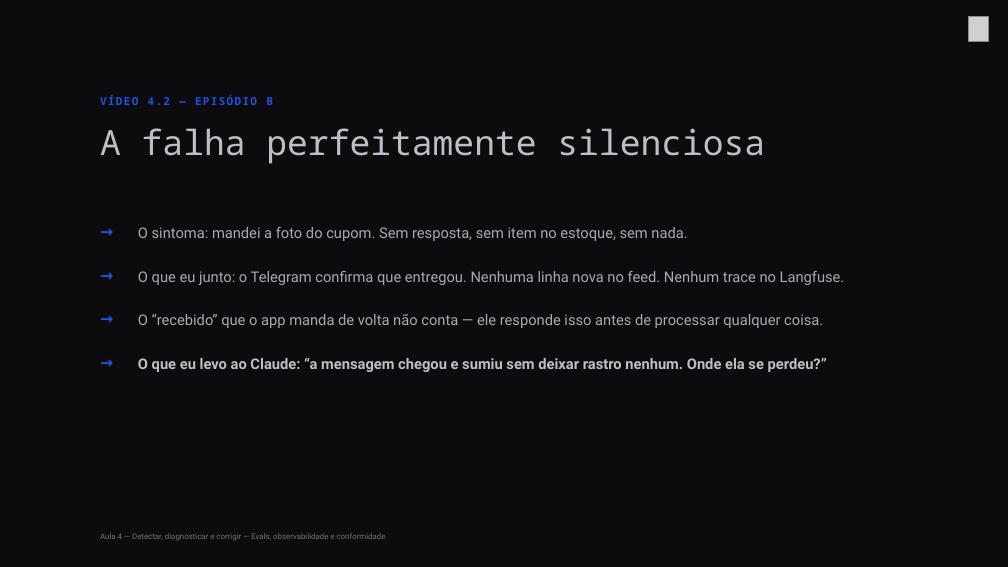
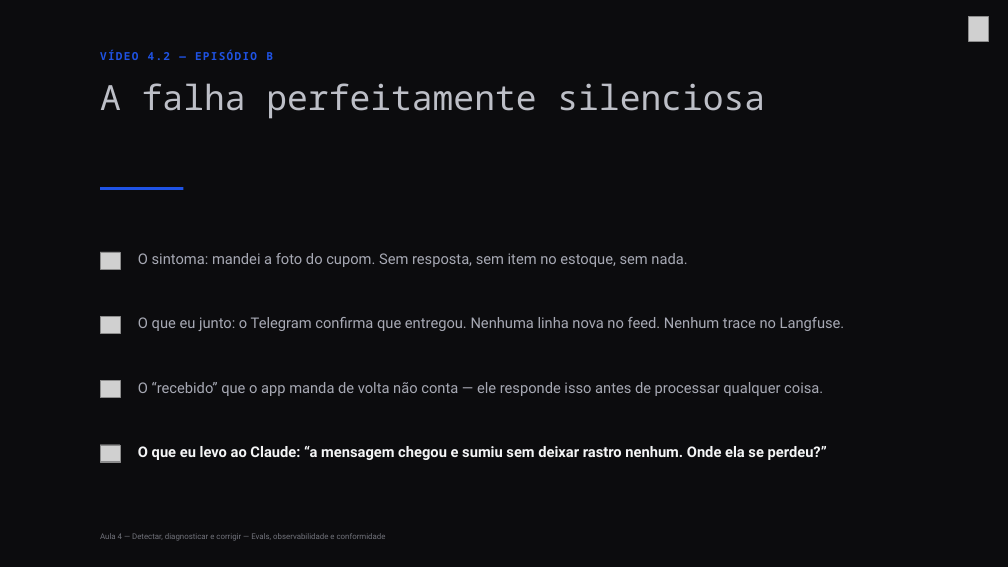
Before and after one commit to Djegao/alura-produto-ficticio, a slide deck: slide 9 of slides/aula4-alura.pptx (slide 8 before the commit). Drawn at 1008x567 pixels with LibreOffice and Linux fonts; fonts in the diff are those of the drawing; grey boxes stand for pictures; background and template pictures are left out. Boxes give left, top, right and bottom in pixels: in the first picture for what was removed or moved away, otherwise in the second. Text is boxed around its words. In the diff, an @@ line names an element or a change of style, - is before the commit and + after.

```diff
--- a/slides/aula4-alura.pptx
+++ b/slides/aula4-alura.pptx
@@ text "VÍDEO 4.2 — EPISÓDIO B" moved from (x1=100, y1=95, x2=273, y2=105) to (x1=100, y1=49, x2=273, y2=60) @@
@@ text "A falha perfeitamente silenciosa" moved from (x1=100, y1=128, x2=765, y2=164) to (x1=100, y1=83, x2=765, y2=119) @@
@@ rectangle added at (x1=100, y1=187, x2=183, y2=190), fill #1F53E5 @@
@@ text removed at (x1=100, y1=222, x2=132, y2=245) @@
-→
@@ text removed at (x1=100, y1=265, x2=132, y2=288) @@
-→
@@ picture added at (x1=100, y1=252, x2=120, y2=269) @@
@@ text "O sintoma: mandei a foto ..." moved from (x1=138, y1=227, x2=687, y2=241) to (x1=138, y1=253, x2=687, y2=267) @@
@@ text removed at (x1=100, y1=309, x2=132, y2=331) @@
-→
@@ picture added at (x1=100, y1=316, x2=120, y2=333) @@
@@ text "O que eu junto: o ..." moved from (x1=138, y1=271, x2=845, y2=285) to (x1=138, y1=317, x2=845, y2=331) @@
@@ text removed at (x1=100, y1=352, x2=132, y2=375) @@
-→
@@ picture added at (x1=100, y1=380, x2=120, y2=397) @@
@@ text "O “recebido” que o app ..." moved from (x1=138, y1=314, x2=823, y2=328) to (x1=138, y1=382, x2=823, y2=396) @@
@@ picture added at (x1=100, y1=445, x2=120, y2=462) @@
@@ text "O que eu levo ao ..." moved from (x1=138, y1=358, x2=827, y2=372) to (x1=138, y1=446, x2=827, y2=460) @@
@@ text "O que eu levo ao ..." at (x1=138, y1=446, x2=827, y2=460): text colour #BDBFC7 to #F4F5F6 @@
```
Also in this commit, not shown: 11 other slides changed, 2 slides added, 2 other files.
